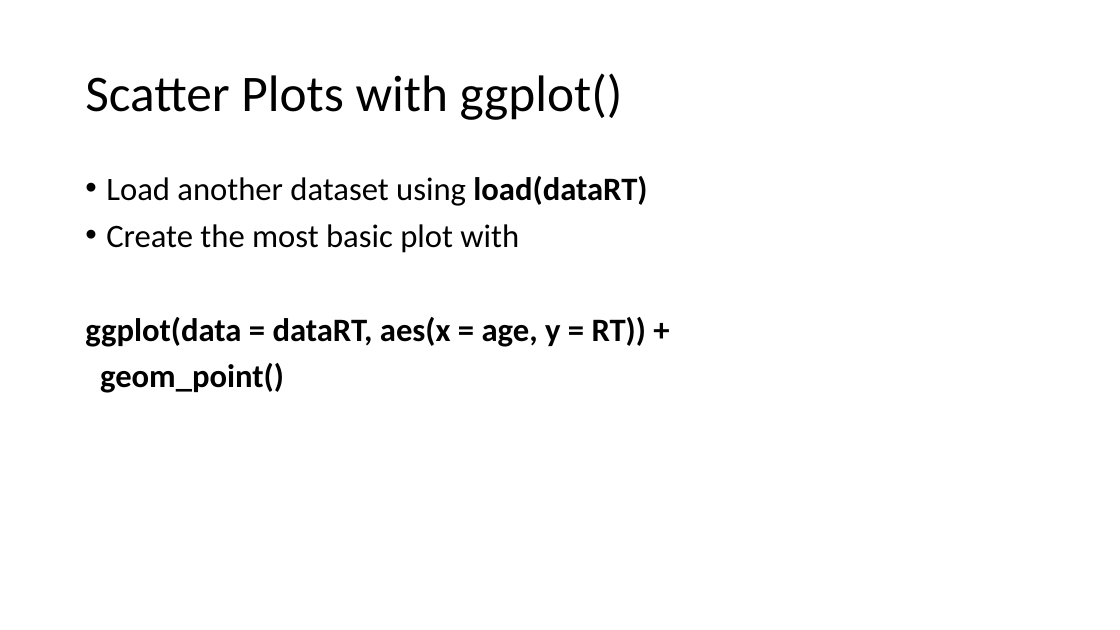
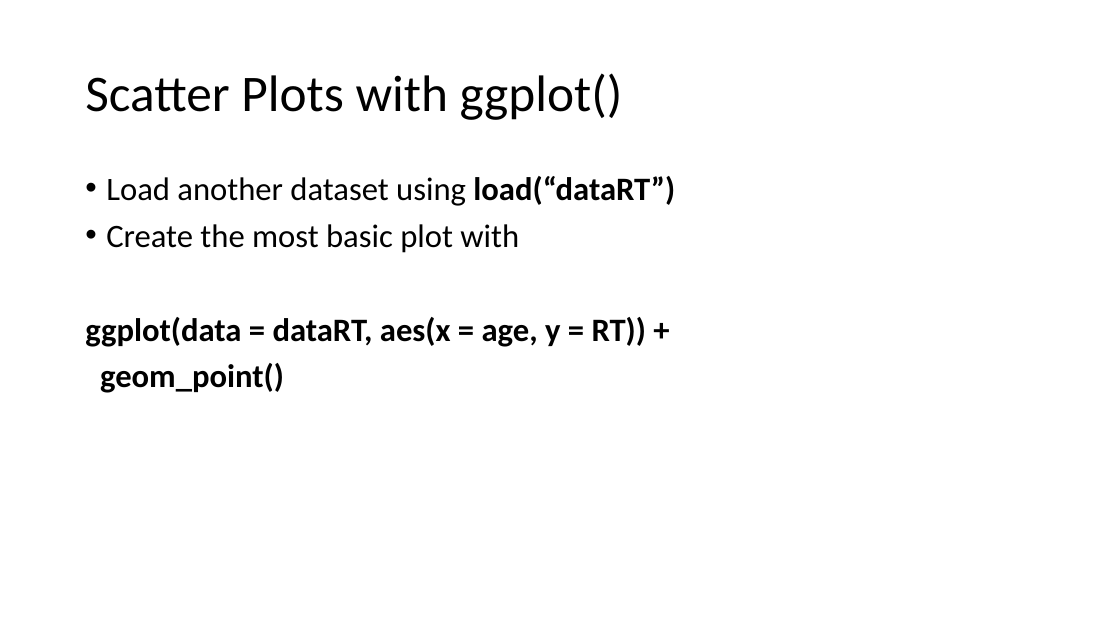
Before and after one commit to angnguyen/ce_group, a slide deck: slide 18 of CognitionEmotion7_RTutorial4/R_tutorial_4_slides.pptx. Drawn at 1120x630 pixels with LibreOffice and Linux fonts; fonts in the diff are those of the drawing. Boxes give left, top, right and bottom in pixels: in the first picture for what was removed or moved away, otherwise in the second. Text is boxed around its words. In the diff, an @@ line names an element or a change of style, - is before the commit and + after.

```diff
--- a/CognitionEmotion7_RTutorial4/R_tutorial_4_slides.pptx
+++ b/CognitionEmotion7_RTutorial4/R_tutorial_4_slides.pptx
@@ text at (x1=106, y1=176, x2=675, y2=206): text changed @@
-• Load another dataset using load(dataRT)
+• Load another dataset using load(“dataRT”)
```
Also in this commit, not shown: 3 other slides changed, 2 slides removed, 1 other file.
